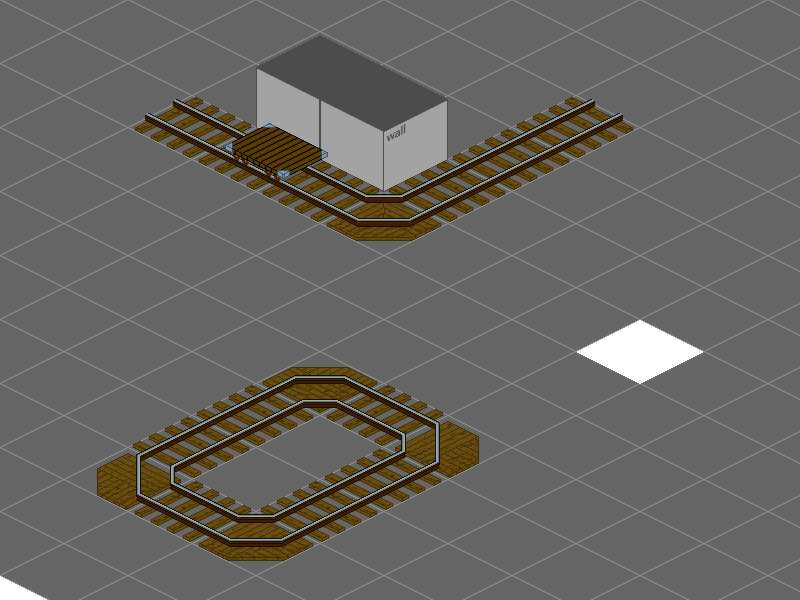
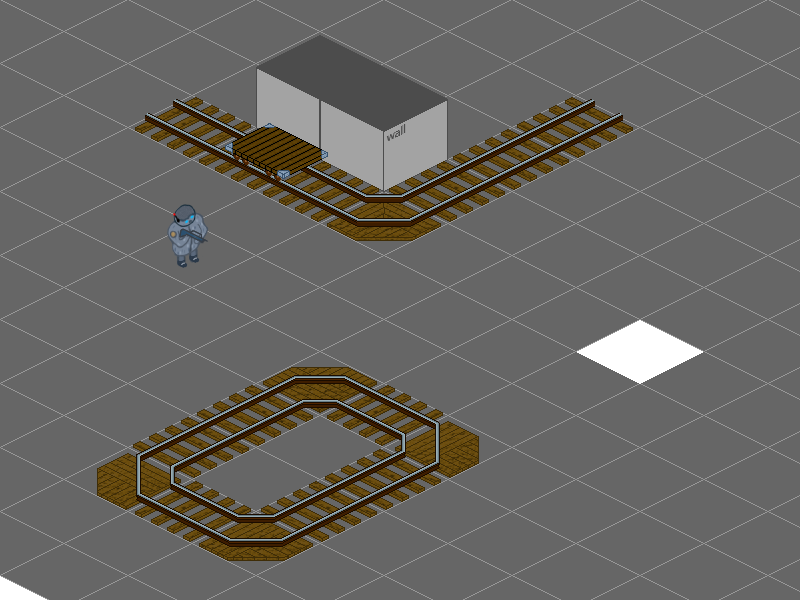
Before/after of a w=800, h=600 layered artwork. What changed in the layer stack:
added layer "Layer 15" above "поворот 1" over [167, 204, 209, 268]
